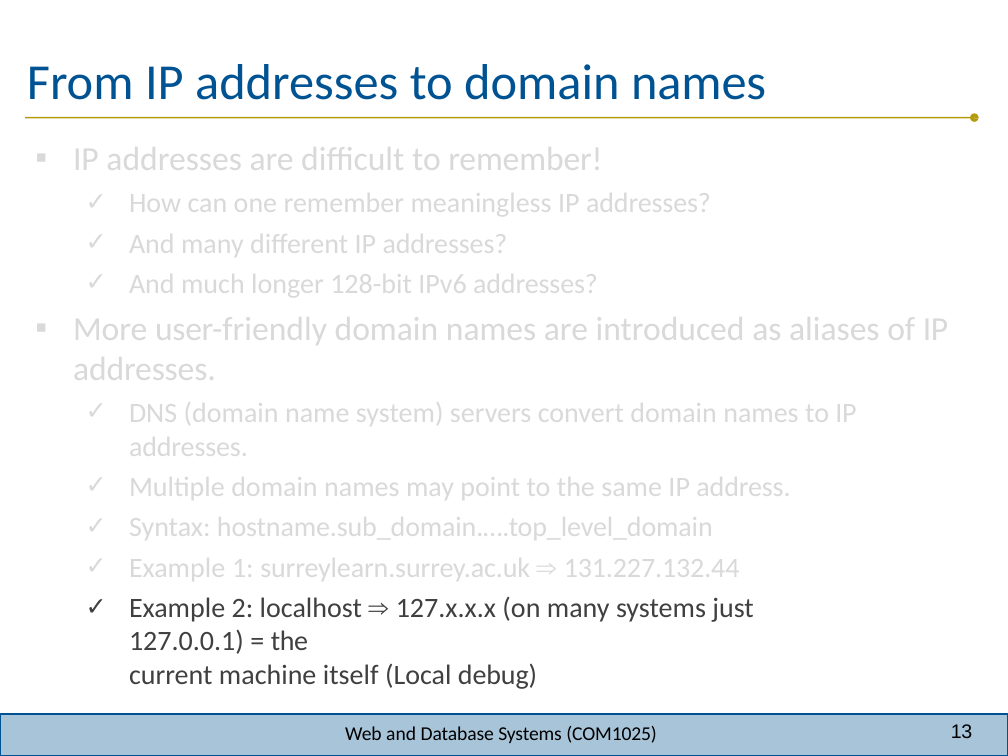
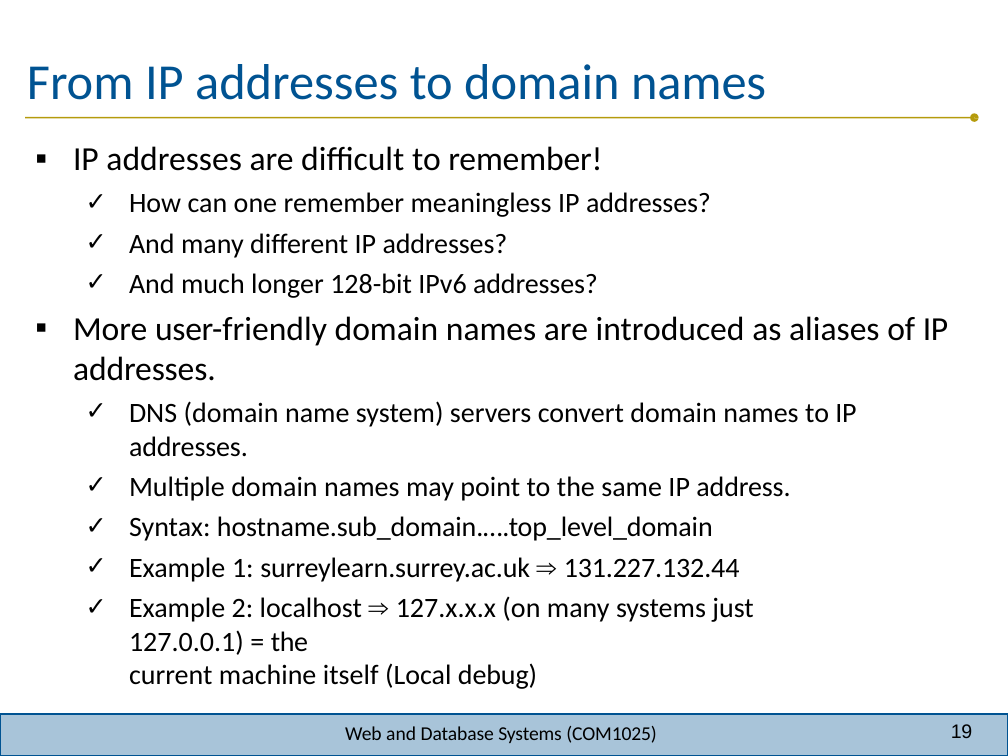
Before and after one commit to joeappleton18/WEB-AND-DATABASE-SYSTEMS, a slide deck: slide 19 of week-8/lecture/lecture.pptx (slide 13 before the commit). Drawn at 1008x756 pixels with LibreOffice and Linux fonts; fonts in the diff are those of the drawing; background and template pictures are left out. Boxes give left, top, right and bottom in pixels: in the first picture for what was removed or moved away, otherwise in the second. Text is boxed around its words. In the diff, an @@ line names an element or a change of style, - is before the commit and + after.

```diff
--- a/week-8/lecture/lecture.pptx
+++ b/week-8/lecture/lecture.pptx
@@ text "IP addresses are difficult to ..." at [73,146,948,655]: text colour #D9D9D9 to #000000 in "IP addresses are difficult to remember!", "How can one remember meaningless IP addresses?", "And many different IP addresses?", "And much longer 128-bit IPv6 addresses?" and 6 more places; text colour #404040 to #000000 in "Example 2: localhost ⇒ 127.x.x.x (on many ...", "current machine itself (Local debug)" @@
@@ page number at [951,724,972,738]: text changed @@
-13
+19
```
Also in this commit, not shown: 9 other slides changed, 3 slides added, 29 slides removed, 20 other files.
